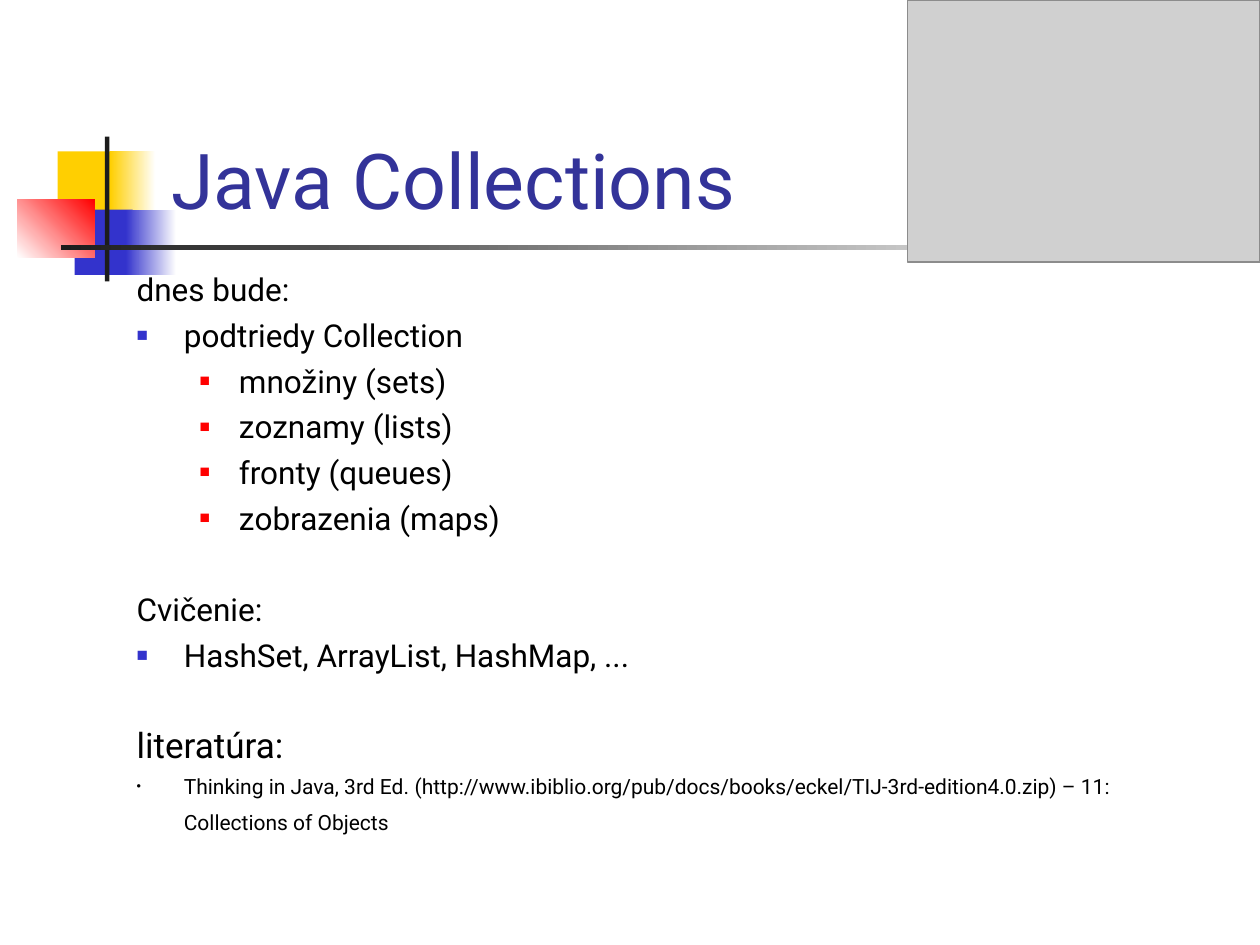
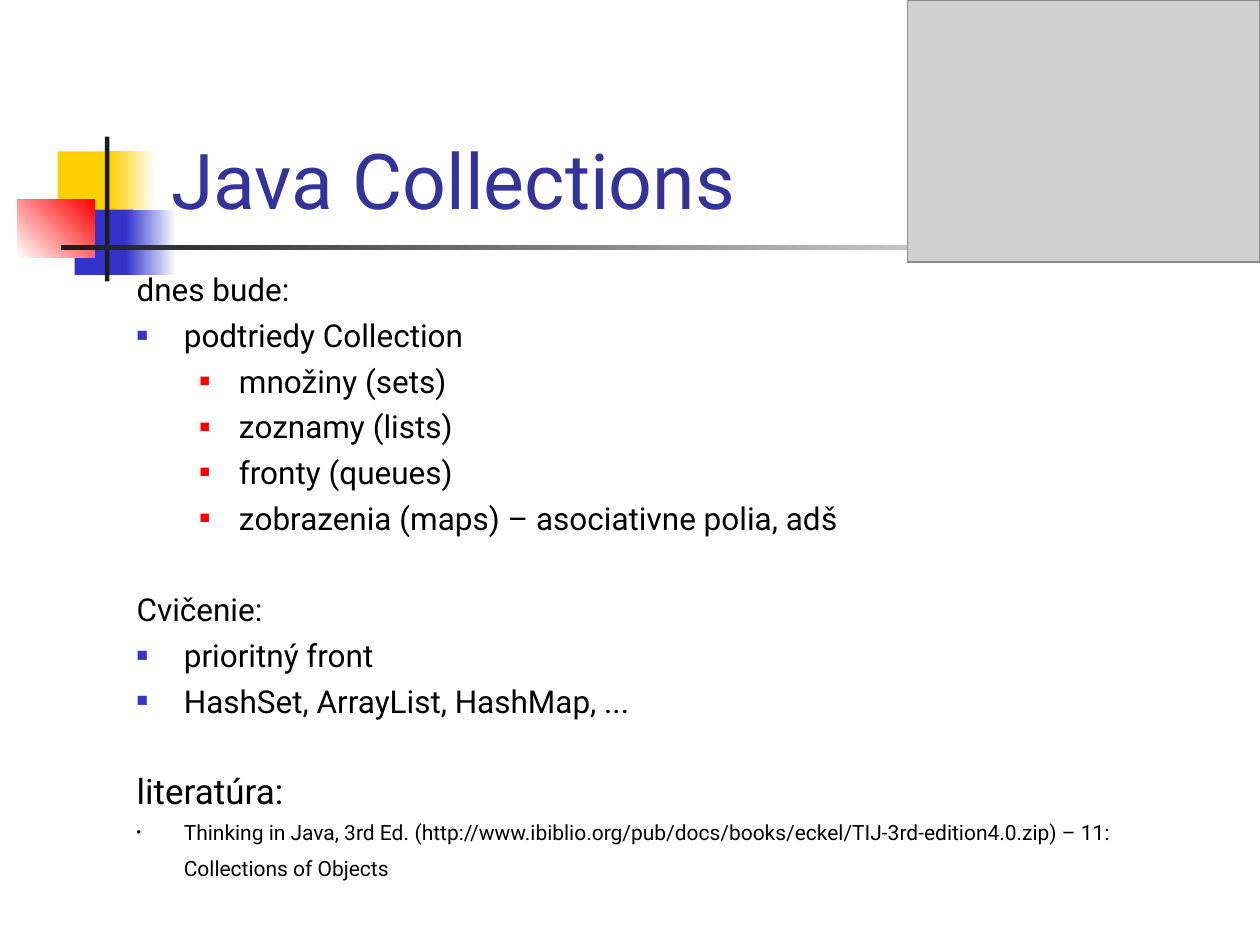
Before and after one commit to Programovanie4/Prednasky, a slide deck: slide 2 of 06/06_java.ppt. Drawn at 1260x945 pixels with LibreOffice and Linux fonts; fonts in the diff are those of the drawing; grey boxes stand for pictures. Boxes give left, top, right and bottom in pixels: in the first picture for what was removed or moved away, otherwise in the second. Text is boxed around its words. In the diff, an @@ line names an element or a change of style, - is before the commit and + after.

```diff
--- a/06/06_java.ppt
+++ b/06/06_java.ppt
@@ text at <box>239,505,837,537</box>: text changed @@
-  ■ zobrazenia (maps)
+  ■ zobrazenia (maps) – asociativne polia, adš
@@ text at <box>184,643,373,674</box>: paragraph added @@
+■ prioritný front
```
Also in this commit, not shown: 10 other slides changed, 3 other files.
